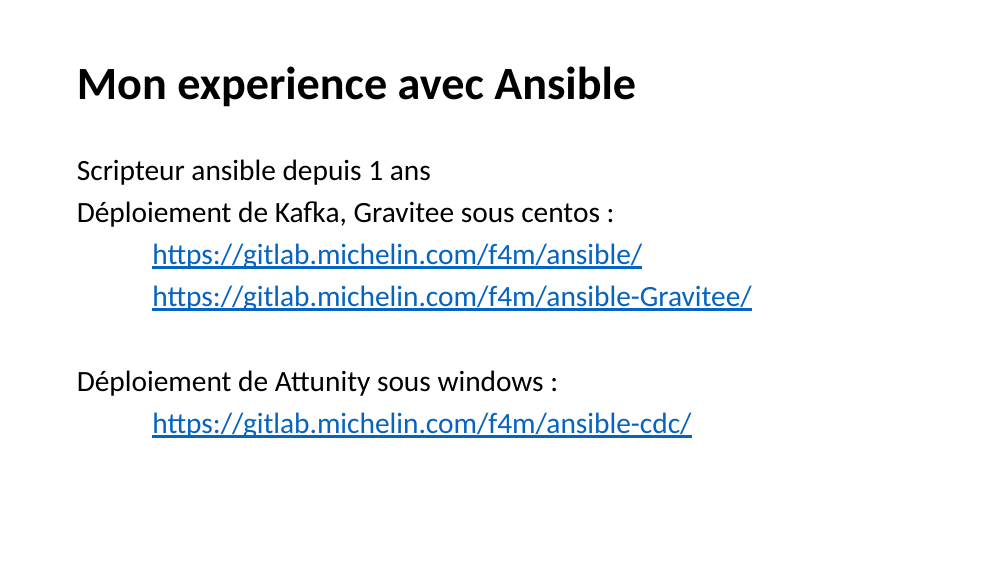
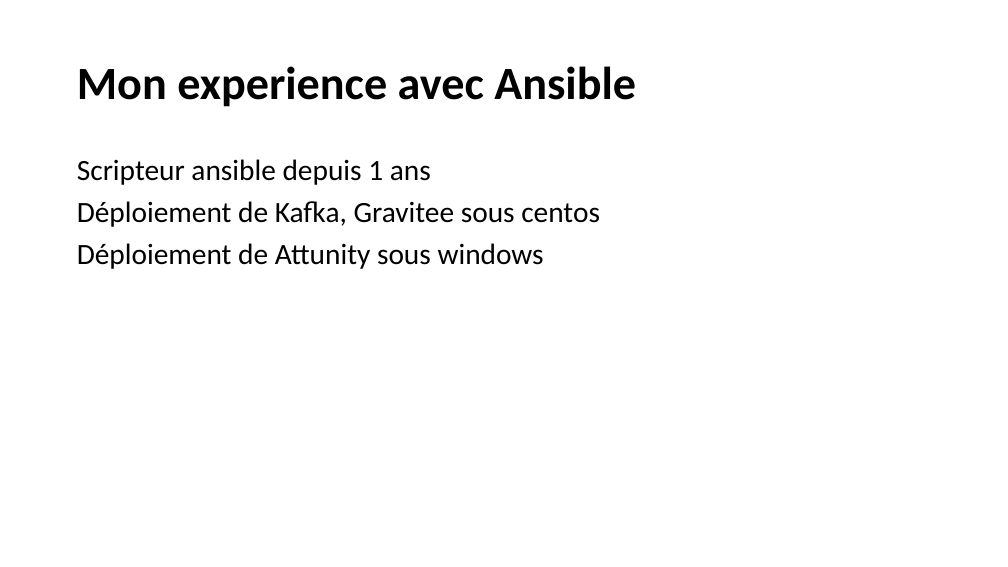
Before and after one commit to lips-coding4fun/ansible-and-windows, a slide deck: slide 3 of Coding4Fun 13 - Ansible & Windows.pptx. Drawn at 1008x567 pixels with LibreOffice and Linux fonts; fonts in the diff are those of the drawing; background and template pictures are left out. Boxes give left, top, right and bottom in pixels: in the first picture for what was removed or moved away, otherwise in the second. Text is boxed around its words. In the diff, an @@ line names an element or a change of style, - is before the commit and + after.

Commit message:
ppt

```diff
--- a/Coding4Fun 13 - Ansible & Windows.pptx
+++ b/Coding4Fun 13 - Ansible & Windows.pptx
@@ text at (77, 201, 600, 269): text changed; text colour #0563C1 to #000000 @@
-Déploiement de Kafka, Gravitee sous centos :
-https://gitlab.michelin.com/f4m/ansible/
-https://gitlab.michelin.com/f4m/ansible-Gravitee/
-Déploiement de Attunity sous windows :
-https://gitlab.michelin.com/f4m/ansible-cdc/
+Déploiement de Kafka, Gravitee sous centos
+Déploiement de Attunity sous windows
```
Also in this commit, not shown: 1 other slide changed.
